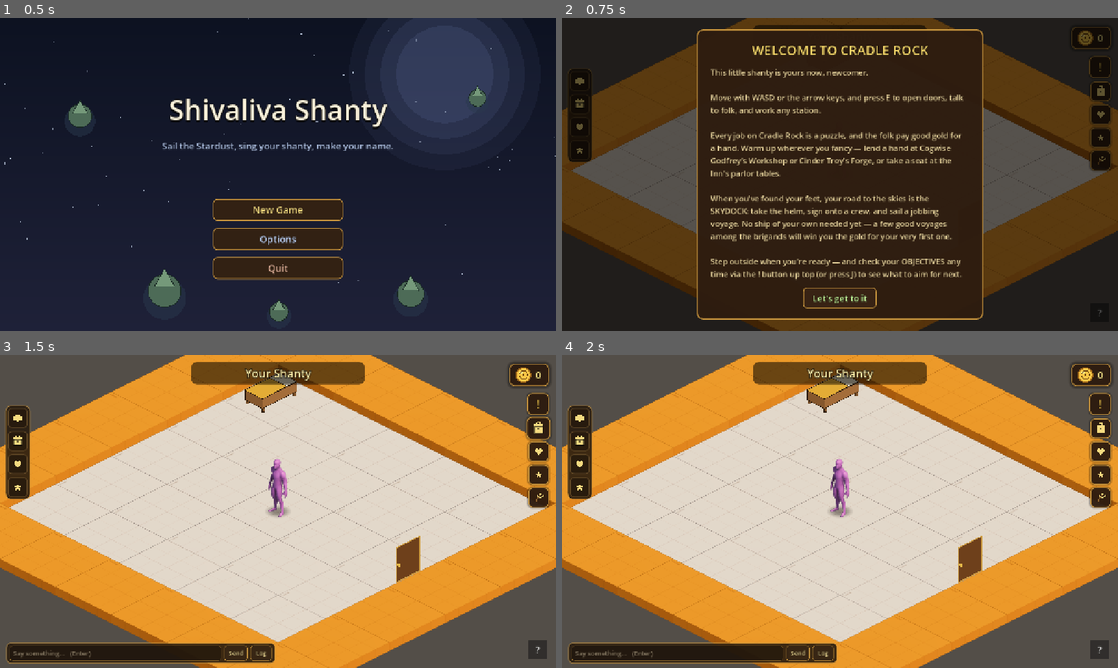
Above: before the commit, frames 1-4 (two rows, left to right).
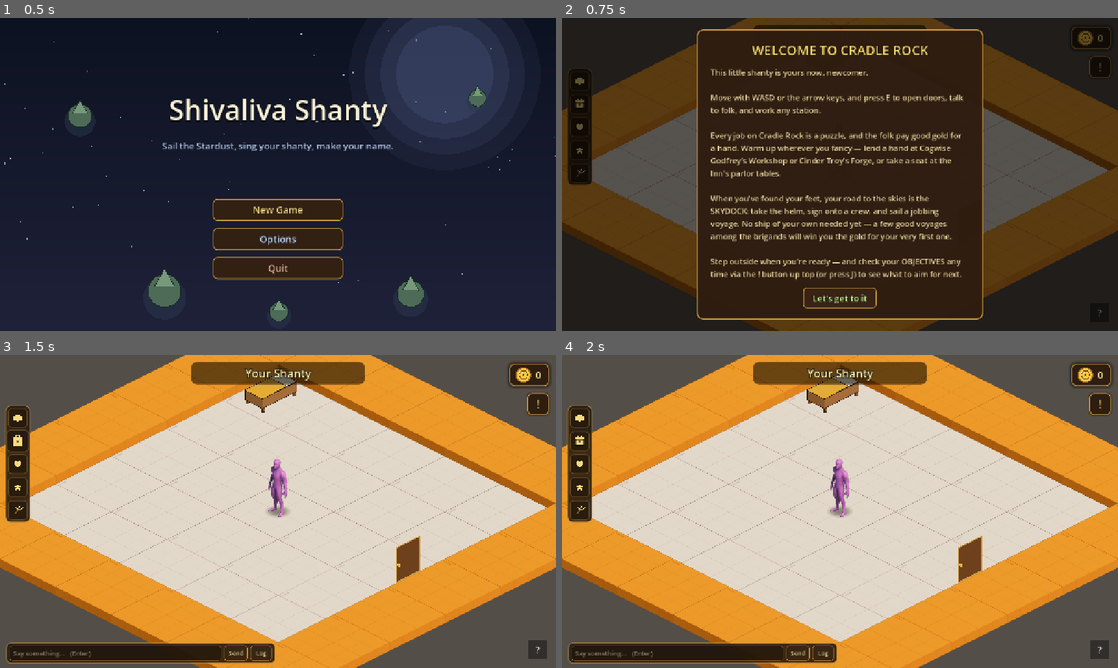
Above: after the commit, the same moments.

Repository: TairoyZone/shivaliva-shanty
Game: Godot game, scene res://main.tscn
The game is run twice, just before and just after one commit, with the same random seed, the same clock (stepped at 60 frames per second) and the same inputs.
Inputs:
- Up to frame 1 (0.5 s): no input
- Up to frame 2 (0.75 s): click "New Game" at 0.5 s
- Up to frame 3 (1.5 s): click "Let's get to it" at 1.25 s
- Up to frame 4 (2 s): no input

Frame 1 is identical in both runs. In frame 2, 1.0% of the frame differs, in the area x 1-99%, y 20-54%; in frame 3, 1.6%, in the area x 1-99%, y 19-54%; in frame 4, 1.4%.

Commit message:
feat(ui): remove the right-side quick-menu — its functions now live in the left tab rail
Consolidation step 2 (Troy: 'absorb the right-side icon quick-menu'):
- Deleted hud.gd's _build_menu + _make_icon_button + the _bag_btn/_bump_bag/_open_jobs paths + the dead
  RIGHT_MARGIN/MENU_WIDTH consts. The journal '!' keeps its brass style (_menu_btn_style stays).
- Bag/Hearts/Profile are the rail tabs; Jobs is a rail LAUNCHER on the user panel (Mining/Woodcutting
  stay reachable). The backpack bump now plays on the rail's Backpack tab (InventoryPanel.bump_backpack),
  deferred + replayed if it happened while the HUD was hidden in a puzzle.
- Keys unchanged (E/I open the panel, R → Hearts). Verified: headless scan parses clean.

Co-Authored-By: Claude Opus 4.8 (1M context) <noreply@anthropic.com>

Diff:
--- a/interface/hud.gd
+++ b/interface/hud.gd
@@ -39,13 +39,6 @@
 const COLOR_LOSS : Color = Color(1.0, 0.55, 0.55, 1.0)
 const COLOR_NEUTRAL : Color = Color(1.0, 0.92, 0.55, 1.0)
 
-## Shared right inset (px from the screen edge) for the stacked right-side column — the purse, the
-## journal button, and the quick-menu all align their right edge to this (the .tscn purse Margin +
-## JournalButton use the matching -16). MENU_WIDTH = the quick-menu icon column's width.
-const RIGHT_MARGIN : float = 16.0
-const MENU_WIDTH : float = 48.0
-
-
 @onready var _purse : PanelContainer = %Purse
 @onready var _coin_label : Label = %CoinLabel
 @onready var _inventory_panel : InventoryPanel = $InventoryPanel
@@ -67,9 +60,8 @@
 ## + floater all play in front of the player instead of silently
 ## finishing while invisible.
 var _pending_total : int = -1
-## The Backpack quick-menu button + whether the bag took an item in while the HUD was hidden (inside a
-## puzzle) — so the bump replays on return, like the purse's _pending_total. No count, just a bump.
-var _bag_btn : Button
+## Whether the bag took an item in while the HUD was hidden (inside a puzzle) — so the backpack-tab bump
+## replays on return, like the purse's _pending_total. No count, just a bump.
 var _bag_pending : bool = false
 
 func _ready() -> void:
@@ -104,10 +96,8 @@
 	PlayerState.ships_changed.connect(_refresh_journal)
 	PlayerState.lumber_stock_changed.connect(_refresh_journal)
 	_refresh_journal()
-	# Quick-access menu — a YPP-style right-side button column under the
-	# journal that opens the backpack straight to each page, so Bag / Hearts /
-	# Profile are discoverable, not hidden behind hotkeys.
-	_build_menu()
+	# (The old right-side quick-menu was removed 2026-06-07 — its functions live in the user panel's LEFT tab
+	# rail now: Tutorial / Backpack / Hearts / Profile + a Jobs launcher. See InventoryPanel.)
 	# Self-heal: if coins changed while hidden (inside a puzzle), replay
 	# the purse animation the moment the HUD becomes visible again —
 	# rather than depending on a caller remembering to flush. (Audit
@@ -166,15 +156,6 @@
 	_open_inventory_tab("relationships")
 
 
-# Open the Shoppe Jobs board (Mining + Woodcutting). It's a pausing modal, so drop chat focus first
-# like the other panel-open paths (no stuck-focus / world-freeze).
-func _open_jobs() -> void:
-
-	ChatBox.drop_focus()
-	if visible:
-		ShoppeJobsBoard.open(self)
-
-
 # Open the backpack straight to [param tab] ("items" / "relationships" /
 # "profile"), or CLOSE it if it's already showing that page (so a button
 # toggles its own page). Shared by the quick-access menu + the R key.
@@ -193,57 +174,8 @@
 		_inventory_panel.open(tab)
 
 
-# --- Quick-access menu (built in code) -------------------------------
-
-# A small brass button column under the journal — opens the backpack to each
-# of its pages. YPP's Ye/Booty/Crew menu, trimmed to what a solo player needs
-# (no chat, no crew roster, no ship panel — those belong to the future voyage
-# HUD). Lives BELOW the overlays so an open panel's dim covers it.
-func _build_menu() -> void:
-
-	var menu : VBoxContainer = VBoxContainer.new()
-	menu.name = "QuickMenu"
-	menu.anchor_left = 1.0
-	menu.anchor_right = 1.0
-	menu.offset_left = -(RIGHT_MARGIN + MENU_WIDTH)   # slim icon column, right edge flush with the purse + journal
-	menu.offset_top = 146.0
-	menu.offset_right = -RIGHT_MARGIN
-	menu.grow_horizontal = Control.GROW_DIRECTION_BEGIN
-	menu.add_theme_constant_override("separation", 7)
-	menu.mouse_filter = Control.MOUSE_FILTER_IGNORE
-	add_child(menu)
-	# Draw the menu beneath the inventory/journal overlays (which come later
-	# in the tree), so opening a panel visually covers the buttons.
-	move_child(menu, _inventory_panel.get_index())
-	# Slim ICON-first buttons (Troy 2026-06-07) — a procedural [MenuGlyph] + a hover tooltip for the label.
-	_bag_btn = _make_icon_button("bag", "items", "Backpack — your items  (E)")
-	menu.add_child(_bag_btn)
-	menu.add_child(_make_icon_button("heart", "relationships", "Hearties — your bonds with the cast  (R)"))
-	menu.add_child(_make_icon_button("star", "profile", "Profile — your rank, trophies, and skills"))
-	menu.add_child(_make_icon_button("jobs", "", "Shoppe Jobs — Mining & Woodcutting", _open_jobs))
-
-
-func _make_icon_button(glyph: String, tab: String, tooltip: String, action: Callable = Callable()) -> Button:
-
-	var btn : Button = Button.new()
-	btn.custom_minimum_size = Vector2(46.0, 46.0)
-	btn.tooltip_text = tooltip
-	btn.focus_mode = Control.FOCUS_NONE
-	btn.add_theme_stylebox_override("normal", _menu_btn_style(0))
-	btn.add_theme_stylebox_override("hover", _menu_btn_style(1))
-	btn.add_theme_stylebox_override("pressed", _menu_btn_style(2))
-	var icon : MenuGlyph = MenuGlyph.new()
-	icon.kind = glyph
-	icon.set_anchors_preset(Control.PRESET_FULL_RECT)
-	icon.mouse_filter = Control.MOUSE_FILTER_IGNORE   # the button takes the click, the glyph just draws
-	btn.add_child(icon)
-	if action.is_valid():
-		btn.pressed.connect(action)
-	else:
-		btn.pressed.connect(_open_inventory_tab.bind(tab))
-	return btn
-
-
+# The journal "!" button reuses this brass style (the right-side quick-menu that also used it was removed
+# 2026-06-07 — its icons moved to the user panel's left tab rail).
 # state: 0 = normal, 1 = hover, 2 = pressed.
 func _menu_btn_style(state: int) -> StyleBoxFlat:
 
@@ -378,27 +310,19 @@
 func _on_inventory_changed() -> void:
 
 	if visible:
-		_bump_bag()
+		_inventory_panel.bump_backpack()
 	else:
 		_bag_pending = true
 
 
-func _bump_bag() -> void:
-
-	if not is_instance_valid(_bag_btn):
-		return
-	_bag_btn.scale = Vector2.ONE   # reset in case a prior bump is mid-flight (Juice centres the pivot)
-	Juice.bump(_bag_btn, 1.22, 0.26)   # de-dup'd onto the shared tween helper (borrow #2)
-
-
-# Replay a deferred bag bump on the way back to the overworld (a puzzle banked wood/ore while hidden).
+# Replay a deferred backpack bump on the way back to the overworld (a puzzle banked wood/ore while hidden).
 # Called by PuzzleScene._exit_tree + the visibility self-heal — mirrors flush_pending_change for gold.
 func flush_pending_wood_change() -> void:
 
 	if not _bag_pending:
 		return
 	_bag_pending = false
-	_bump_bag()
+	_inventory_panel.bump_backpack()
 
 
 func flush_pending_change() -> void:
--- a/interface/inventory_panel/inventory_panel.gd
+++ b/interface/inventory_panel/inventory_panel.gd
@@ -157,9 +157,14 @@
 		var btn : Button = _make_rail_button(String(def["glyph"]), String(def["tab"]), String(def["tip"]))
 		_rail_buttons[String(def["tab"])] = btn
 		col.add_child(btn)
-
-
-func _make_rail_button(glyph: String, tab: String, tip: String) -> Button:
+	# Jobs — a LAUNCHER (opens the Shoppe Jobs board), not a pane tab. Absorbed from the old quick-menu so
+	# Mining/Woodcutting jobs stay reachable from the consolidated rail.
+	var jobs_btn : Button = _make_rail_button("jobs", "", "Shoppe Jobs — Mining & Woodcutting", _open_jobs)
+	_style_rail_button(jobs_btn, false)
+	col.add_child(jobs_btn)
+
+
+func _make_rail_button(glyph: String, tab: String, tip: String, launcher: Callable = Callable()) -> Button:
 
 	var btn : Button = Button.new()
 	btn.custom_minimum_size = Vector2(46.0, 46.0)
@@ -171,8 +176,29 @@
 	icon.set_anchors_preset(Control.PRESET_FULL_RECT)
 	icon.mouse_filter = Control.MOUSE_FILTER_IGNORE
 	btn.add_child(icon)
-	btn.pressed.connect(_on_rail_pressed.bind(tab))
+	if launcher.is_valid():
+		btn.pressed.connect(launcher)
+	else:
+		btn.pressed.connect(_on_rail_pressed.bind(tab))
 	return btn
+
+
+# Jobs rail launcher — fold the pane, then open the Shoppe Jobs board (Mining / Woodcutting).
+func _open_jobs() -> void:
+
+	ChatBox.drop_focus()
+	close()
+	ShoppeJobsBoard.open(self)
+
+
+## BUMP the Backpack rail tab (you took an item in) — the feedback the old HUD bag button gave. Called by
+## the HUD on inventory_changed (deferred + replayed if it happened while the HUD was hidden in a puzzle).
+func bump_backpack() -> void:
+
+	var btn : Variant = _rail_buttons.get("items", null)
+	if btn != null and is_instance_valid(btn):
+		btn.scale = Vector2.ONE
+		Juice.bump(btn, 1.22, 0.26)
 
 
 # Click a rail tab: open it — or FOLD if it's already the open one (the YPP "click the open tab" mechanic).
